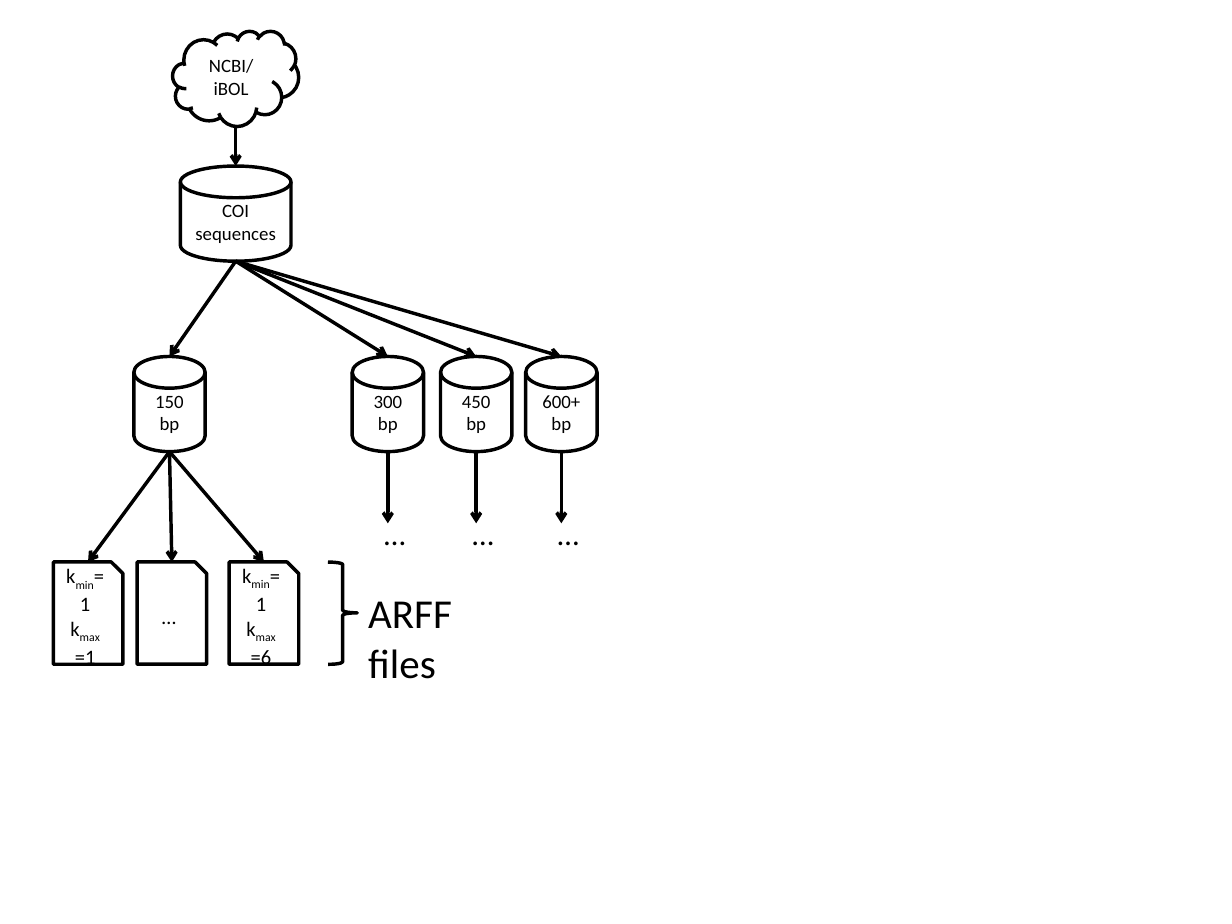
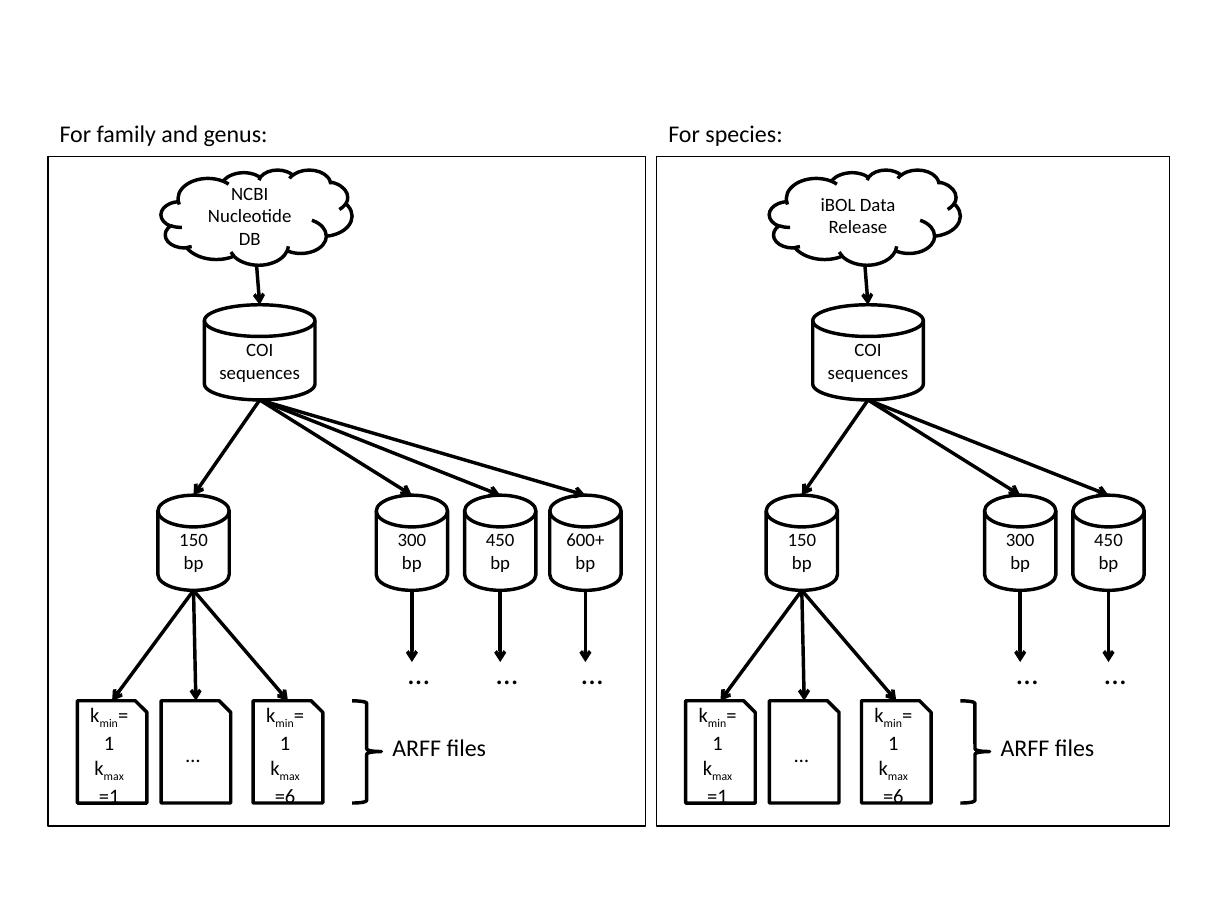
Before and after one commit to christopher-beckham/barcoding, a slide deck: slide 3 of PAPER/experiments/kmers-16/workflow.pptx. Drawn at 1232x924 pixels with LibreOffice and Linux fonts; fonts in the diff are those of the drawing. Boxes give left, top, right and bottom in pixels: in the first picture for what was removed or moved away, otherwise in the second. Text is boxed around its words. In the diff, an @@ line names an element or a change of style, - is before the commit and + after.

```diff
--- a/PAPER/experiments/kmers-16/workflow.pptx
+++ b/PAPER/experiments/kmers-16/workflow.pptx
@@ text added at (60, 125, 268, 146), 14 pt, text #000000 @@
+For family and genus:
@@ text added at (668, 125, 782, 146), 14 pt, text #000000 @@
+For species:
@@ rectangle added at (48, 156, 646, 827), outline #000000 0.75 pt @@
@@ cloud "NCBI Nucleotide DB": place and size @@
-cloud "NCBI Nucleotide DB" at (172, 31, 298, 126)
+cloud "NCBI Nucleotide DB" at (161, 170, 352, 265)
@@ rectangle added at (657, 156, 1170, 827), outline #000000 0.75 pt @@
@@ text in cloud at (208, 188, 291, 245): text changed @@
-NCBI/iBOL
+NCBI Nucleotide DB
@@ arrow moved from (235, 126) - (235, 166) to (256, 265) - (260, 304) @@
@@ 10 arrows, 5 cylinders, 3 snip rects, 3 texts, 1 left brace: place and size @@
-10 arrows, 5 cylinders, 3 snip rects, 3 texts, 1 left brace at (53, 166, 598, 664)
+10 arrows, 5 cylinders, 3 snip rects, 3 texts, 1 left brace at (78, 304, 621, 803)
@@ group added at (686, 170, 1145, 803): 9 arrows, 4 cylinders, 3 snip rects, 3 texts, 1 left brace, 1 cloud @@
+COI sequences
+150 bp
+300 bp
+450 bp
+kmin=1
+kmax=1
+ARFF files
+iBOL Data Release
+…
+kmin=1
+kmax=6
+…
+…
@@ text "ARFF files": place and size @@
-text "ARFF files" at (368, 601, 452, 679)
+text "ARFF files" at (392, 739, 486, 756)
@@ text "ARFF files" at (392, 739, 486, 756): size 24 to 14 pt @@
```
Also in this commit, not shown: 1 other file.
